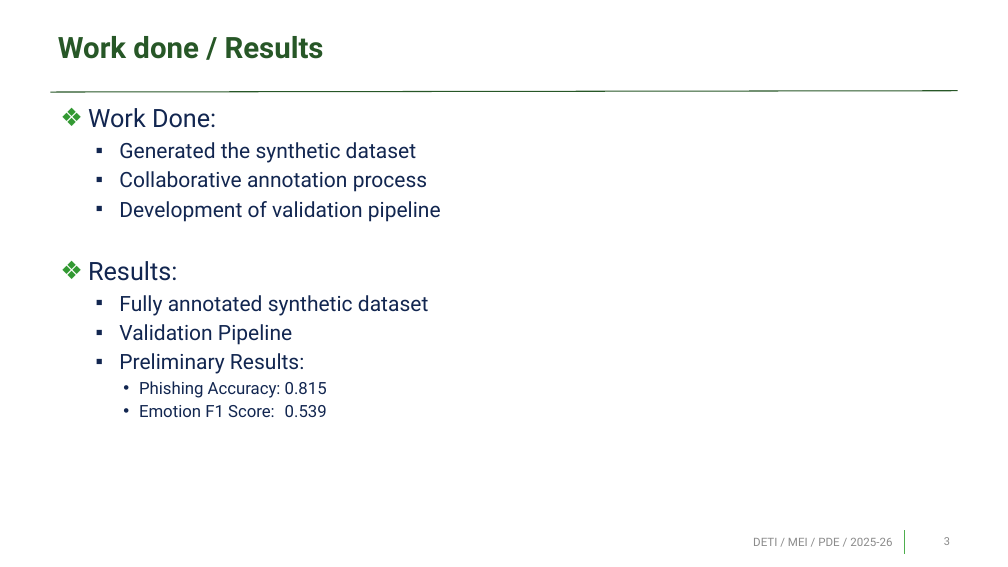
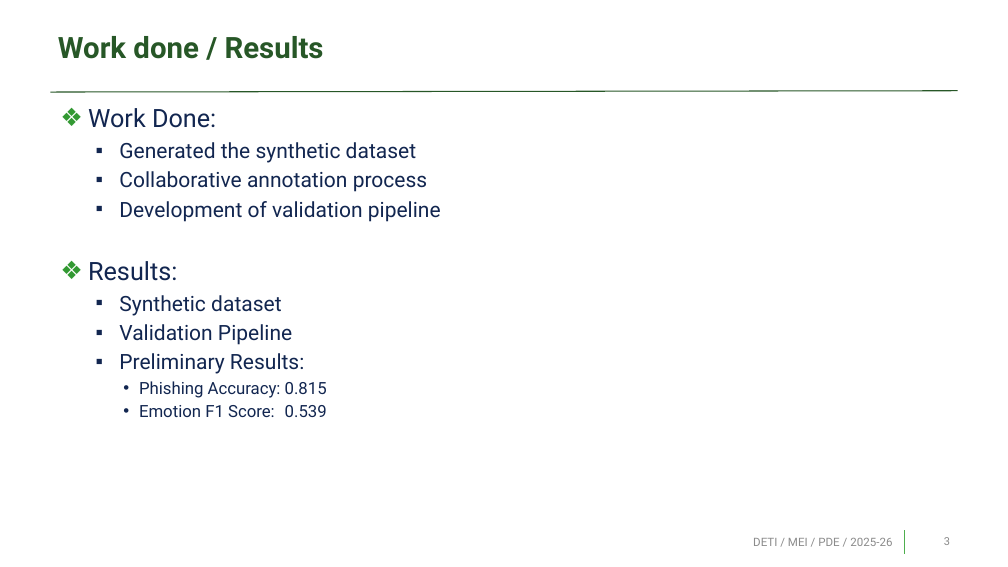
Before and after one commit to Pedrinho-Dev01/tese-phishing, a slide deck: slide 3 of sprints/sprint_4.pptx. Drawn at 1008x567 pixels with LibreOffice and Linux fonts; fonts in the diff are those of the drawing; background and template pictures are left out. Boxes give left, top, right and bottom in pixels: in the first picture for what was removed or moved away, otherwise in the second. Text is boxed around its words. In the diff, an @@ line names an element or a change of style, - is before the commit and + after.

```diff
--- a/sprints/sprint_4.pptx
+++ b/sprints/sprint_4.pptx
@@ text at bbox=[119, 295, 281, 316]: text changed @@
-  ▪ Fully annotated synthetic dataset
+  ▪ Synthetic dataset
```
Also in this commit, not shown: 2 other files.
